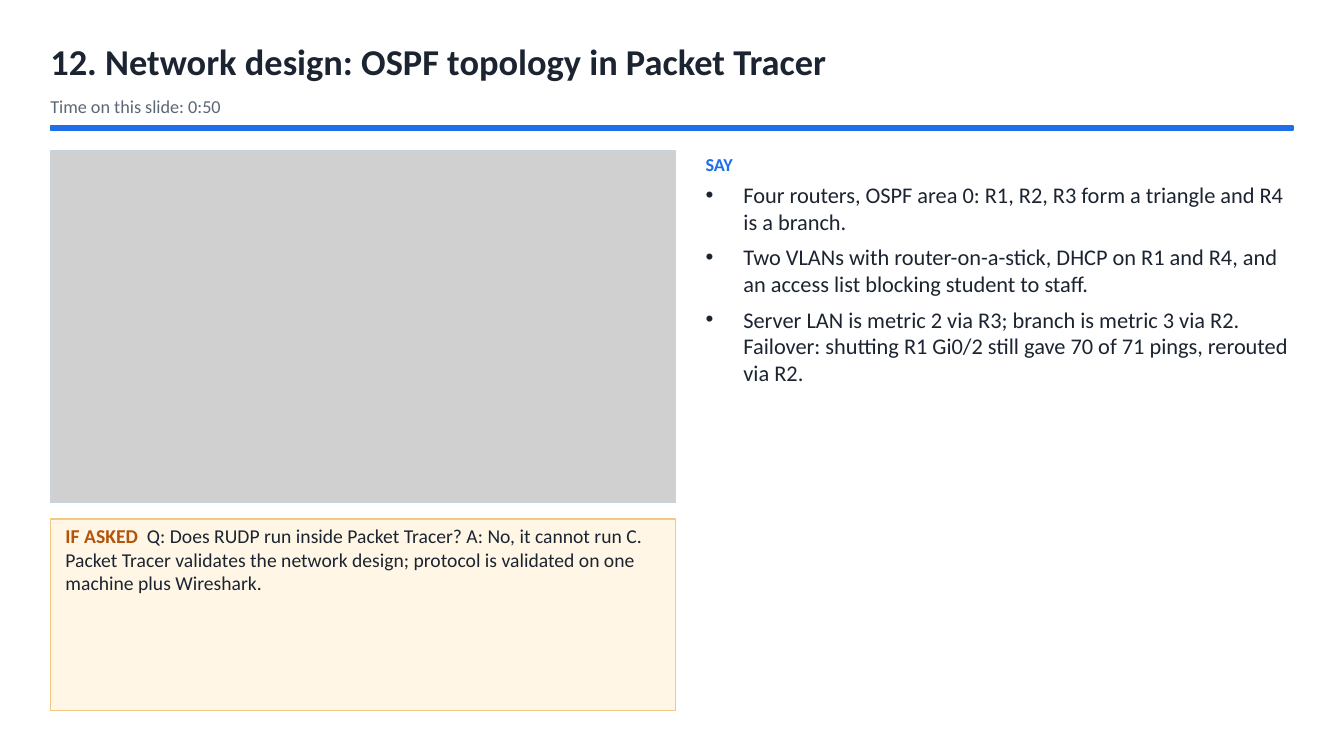
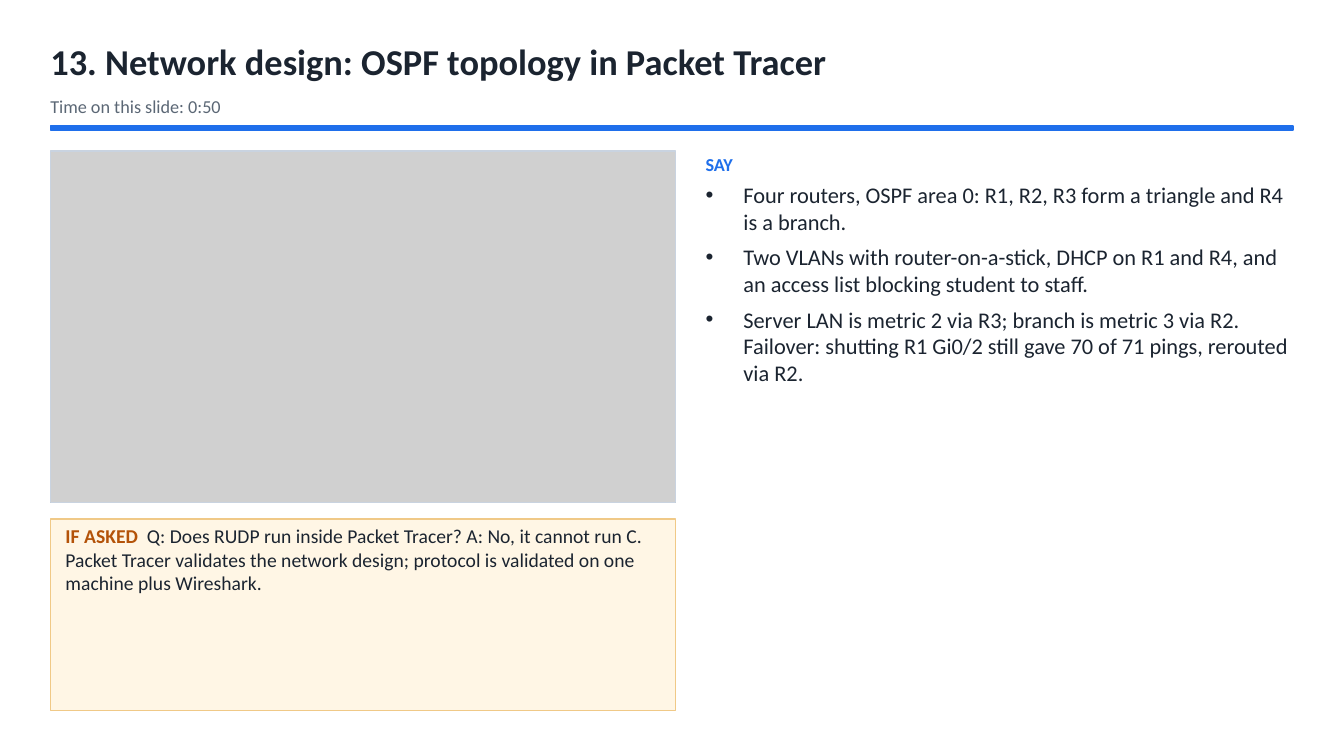
Before and after one commit to Capsturrrr/REPLIC, a slide deck: slide 15 of docs/final/RUDP_Host_Guide.pptx (slide 14 before the commit). Drawn at 1344x756 pixels with LibreOffice and Linux fonts; fonts in the diff are those of the drawing; grey boxes stand for pictures. Boxes give left, top, right and bottom in pixels: in the first picture for what was removed or moved away, otherwise in the second. Text is boxed around its words. In the diff, an @@ line names an element or a change of style, - is before the commit and + after.

```diff
--- a/docs/final/RUDP_Host_Guide.pptx
+++ b/docs/final/RUDP_Host_Guide.pptx
@@ text at bbox=[50, 49, 826, 81]: text changed @@
-12. Network design: OSPF topology in Packet Tracer
+13. Network design: OSPF topology in Packet Tracer
```
Also in this commit, not shown: 37 other slides changed, 1 slide added, 6 other files.
